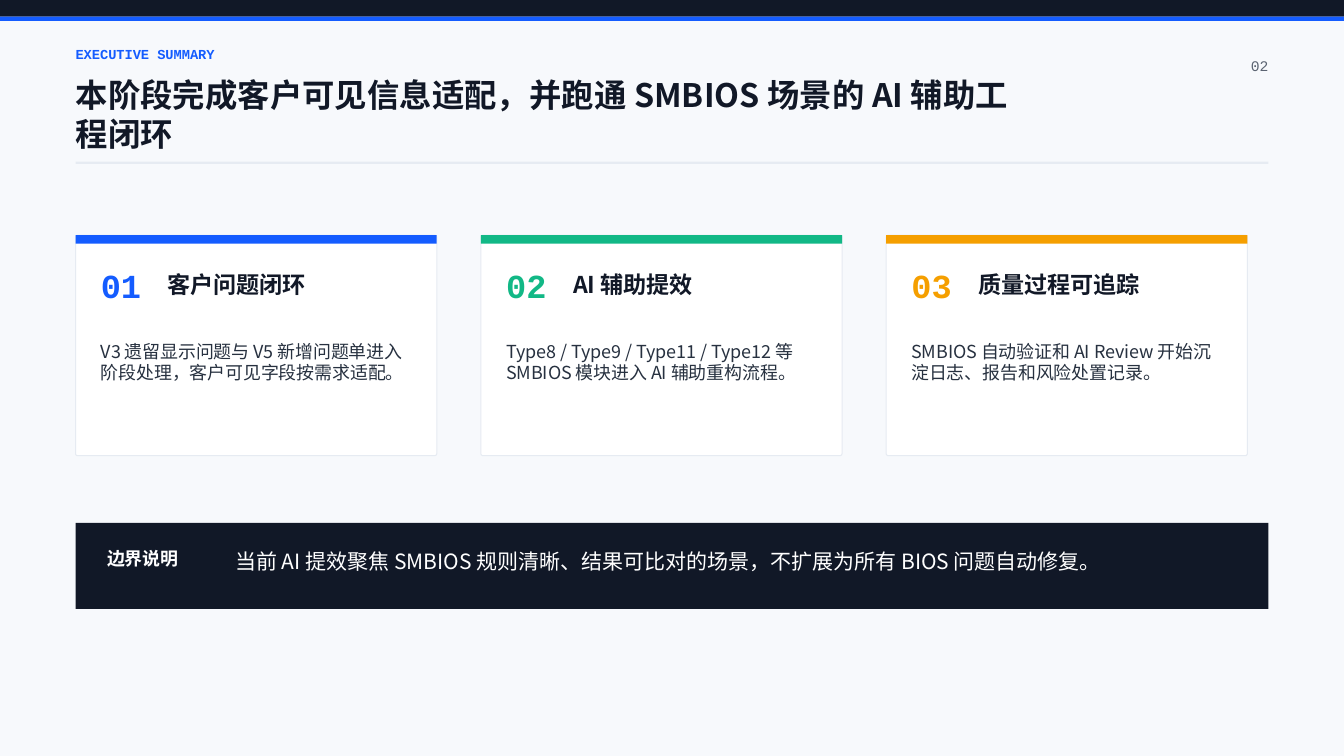
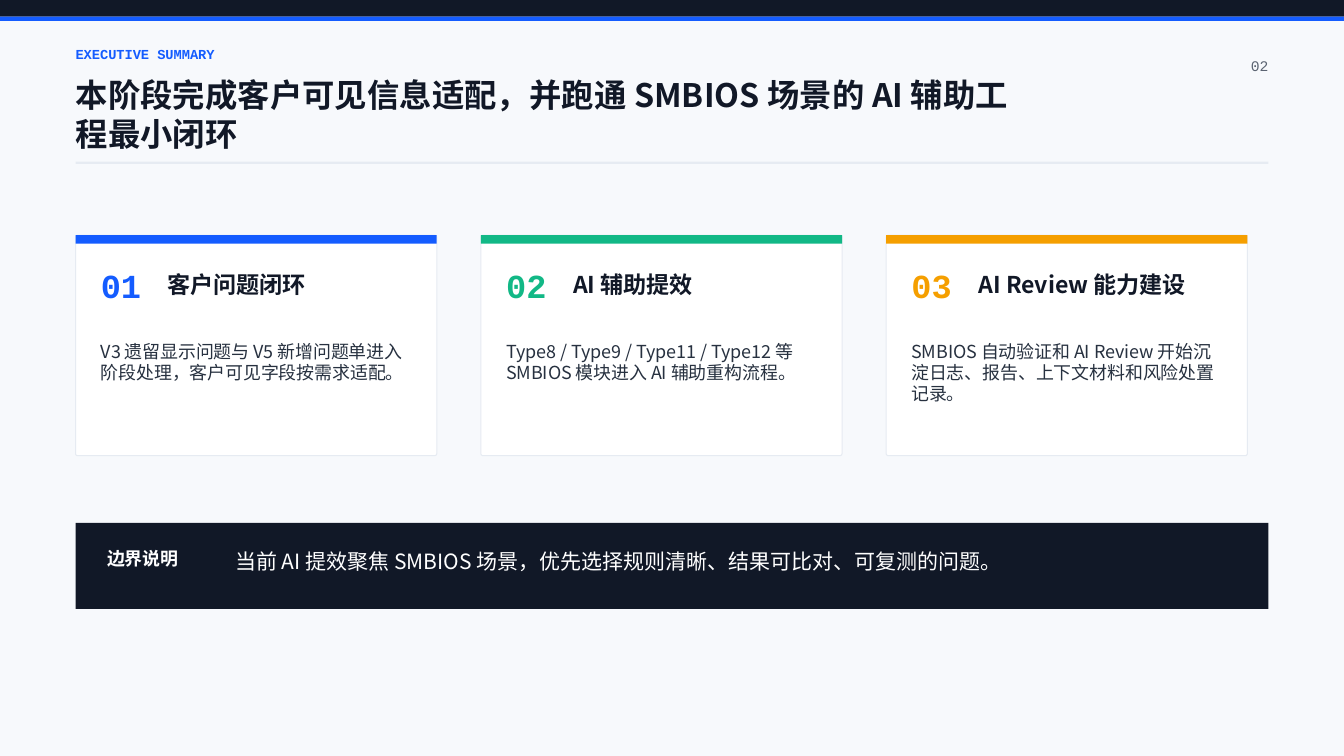
Before and after one commit to mhlucifer/personal-coach, a slide deck: slide 2 of ppt_work/bios_ai_stage_report_package_20260528/05_BIOS_AI_阶段汇报_瑞士工程风.pptx. Drawn at 1344x756 pixels with LibreOffice and Linux fonts; fonts in the diff are those of the drawing. Boxes give left, top, right and bottom in pixels: in the first picture for what was removed or moved away, otherwise in the second. Text is boxed around its words. In the diff, an @@ line names an element or a change of style, - is before the commit and + after.

Commit message:
Update BIOS AI report evidence package

```diff
--- a/ppt_work/bios_ai_stage_report_package_20260528/05_BIOS_AI_阶段汇报_瑞士工程风.pptx
+++ b/ppt_work/bios_ai_stage_report_package_20260528/05_BIOS_AI_阶段汇报_瑞士工程风.pptx
@@ text at bbox=[76, 79, 1008, 149]: text changed @@
-本阶段完成客户可见信息适配，并跑通 SMBIOS 场景的 AI 辅助工程闭环
+本阶段完成客户可见信息适配，并跑通 SMBIOS 场景的 AI 辅助工程最小闭环
@@ text at bbox=[979, 273, 1185, 295]: text changed @@
-质量过程可追踪
+AI Review 能力建设
@@ text at bbox=[911, 343, 1214, 402]: text changed @@
-SMBIOS 自动验证和 AI Review 开始沉淀日志、报告和风险处置记录。
+SMBIOS 自动验证和 AI Review 开始沉淀日志、报告、上下文材料和风险处置记录。
@@ text at bbox=[235, 551, 1002, 571]: text changed @@
-当前 AI 提效聚焦 SMBIOS 规则清晰、结果可比对的场景，不扩展为所有 BIOS 问题自动修复。
+当前 AI 提效聚焦 SMBIOS 场景，优先选择规则清晰、结果可比对、可复测的问题。
```
Also in this commit, not shown: 9 other slides changed, 8 other files.
